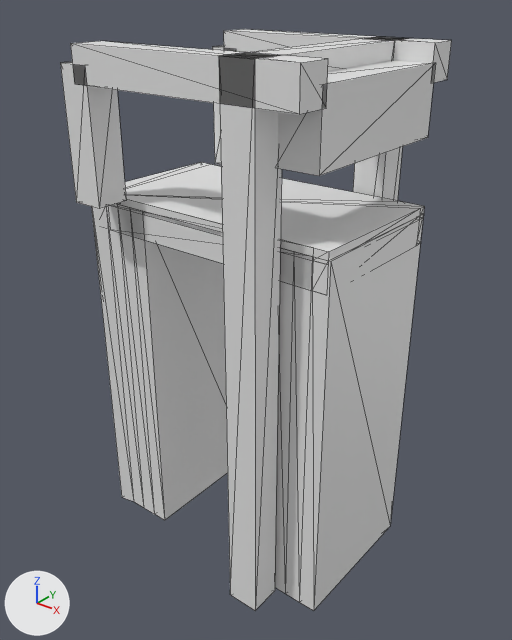
Two versions of the glTF model models/edam/edam-constabelbrug/edam-constabelbrug.glb, one commit apart.
One viewpoint serves both versions: a 50 mm camera at (11.44, -14.16, 5.73) aimed at (0.13, -0.03, -3.04). Every picture has the same lights, and +X, +Y and +Z are marked at lower left. The older version comes first. Mesh edges are drawn as thin lines.

In view in the first picture: 'building:balans', 'building:balans 2', 'building:contragewicht', 'building:hamei', 'building:hamei 2', 'building:hangstang', 'building:hangstang 2', 'building:portaal', 'road:dek', 'road:landhoofd (aangenomen)', 'road:landhoofd (aangenomen) 2', 'road:rijbaan lokale weg'.
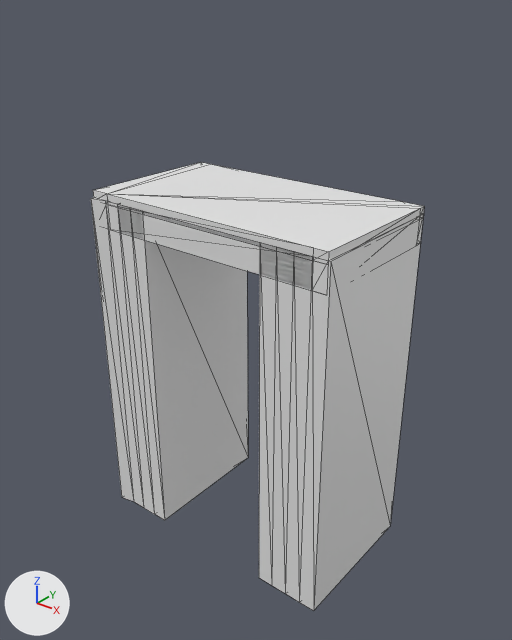
Changed parts and their boxes [x1, y1, x2, y2] in the pictures (512 x 640 px):
'building:hamei 2', deleted: before [219, 53, 282, 610]
'building:contragewicht', deleted: before [277, 60, 435, 176]
'building:balans 2', deleted: before [70, 41, 328, 114]
'building:hangstang 2', deleted: before [61, 62, 126, 209]
'building:balans', deleted: before [223, 29, 452, 83]
'building:portaal', deleted: before [237, 38, 402, 71]
'building:hamei', deleted: before [353, 37, 410, 201]
'building:hangstang', deleted: before [212, 46, 236, 165]

The change, as a diff of the scene's bpy script:
```diff
--- a/models/edam/edam-constabelbrug/edam-constabelbrug.glb.py
+++ b/models/edam/edam-constabelbrug/edam-constabelbrug.glb.py
@@ ob_building_hamei @@
-ob_building_hamei = bpy.data.objects.new('building:hamei', me_hamei)
-ob_building_hamei.location = (0.0, 0.0, 0.0)
@@ ob_building_hamei_2 @@
-ob_building_hamei_2 = bpy.data.objects.new('building:hamei 2', me_hamei_2)
-ob_building_hamei_2.location = (0.0, 0.0, 0.0)
@@ ob_building_portaal @@
-ob_building_portaal = bpy.data.objects.new('building:portaal', me_portaal)
-ob_building_portaal.location = (0.0, 0.0, 0.0)
@@ ob_building_balans @@
-ob_building_balans = bpy.data.objects.new('building:balans', me_balans)
-ob_building_balans.location = (0.0, 0.0, 0.0)
@@ ob_building_hangstang @@
-ob_building_hangstang = bpy.data.objects.new('building:hangstang', me_hangstang)
-ob_building_hangstang.location = (0.0, 0.0, 0.0)
@@ ob_building_balans_2 @@
-ob_building_balans_2 = bpy.data.objects.new('building:balans 2', me_balans_2)
-ob_building_balans_2.location = (0.0, 0.0, 0.0)
@@ ob_building_hangstang_2 @@
-ob_building_hangstang_2 = bpy.data.objects.new('building:hangstang 2', me_hangstang_2)
-ob_building_hangstang_2.location = (0.0, 0.0, 0.0)
@@ ob_building_contragewicht @@
-ob_building_contragewicht = bpy.data.objects.new('building:contragewicht', me_contragewicht)
-ob_building_contragewicht.location = (0.0, 0.0, 0.0)
```
